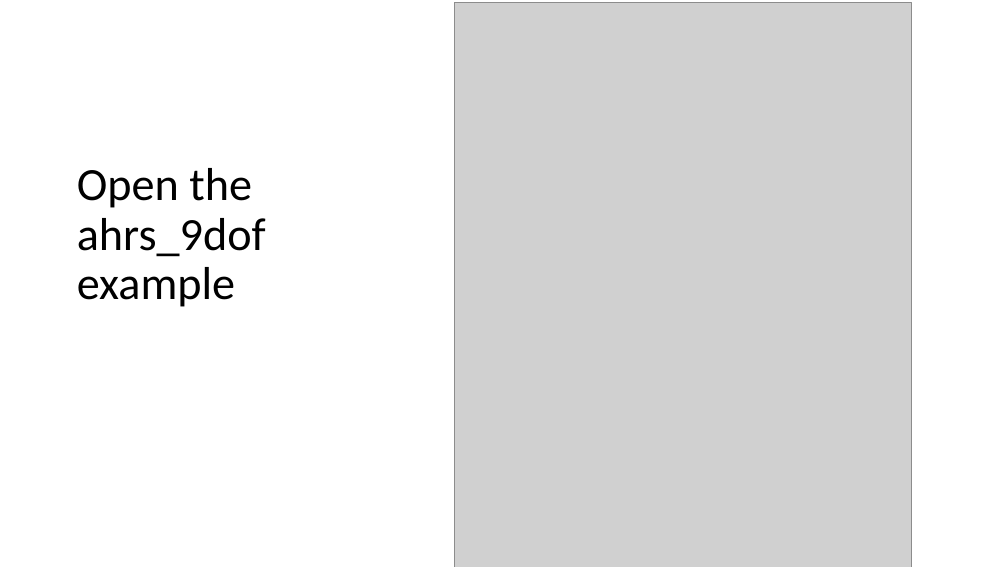
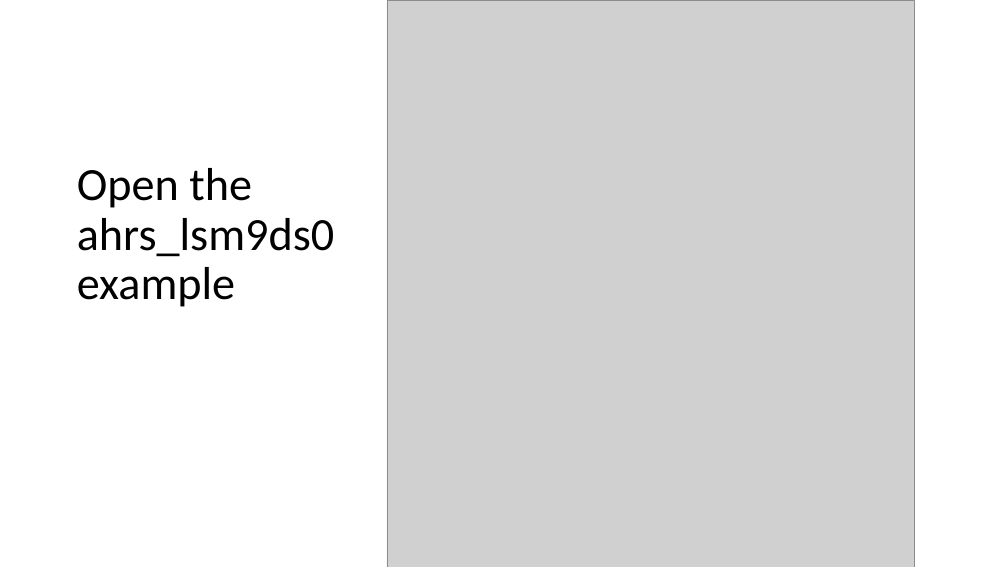
Before and after one commit to logos-electromechanical/SensorWorkshop, a slide deck: slide 30 of presentation/Mobile Sensors Workshop, Part 2.pptx. Drawn at 1008x567 pixels with LibreOffice and Linux fonts; fonts in the diff are those of the drawing; grey boxes stand for pictures. Boxes give left, top, right and bottom in pixels: in the first picture for what was removed or moved away, otherwise in the second. Text is boxed around its words. In the diff, an @@ line names an element or a change of style, - is before the commit and + after.

```diff
--- a/presentation/Mobile Sensors Workshop, Part 2.pptx
+++ b/presentation/Mobile Sensors Workshop, Part 2.pptx
@@ picture: place and size @@
-picture at bbox=[454, 2, 912, 567]
+picture at bbox=[387, 0, 915, 567]
@@ title at bbox=[77, 168, 334, 307]: text changed @@
-Open the ahrs_9dof example
+Open the ahrs_lsm9ds0 example
```
Also in this commit, not shown: 5 other slides changed, 1 other file.
